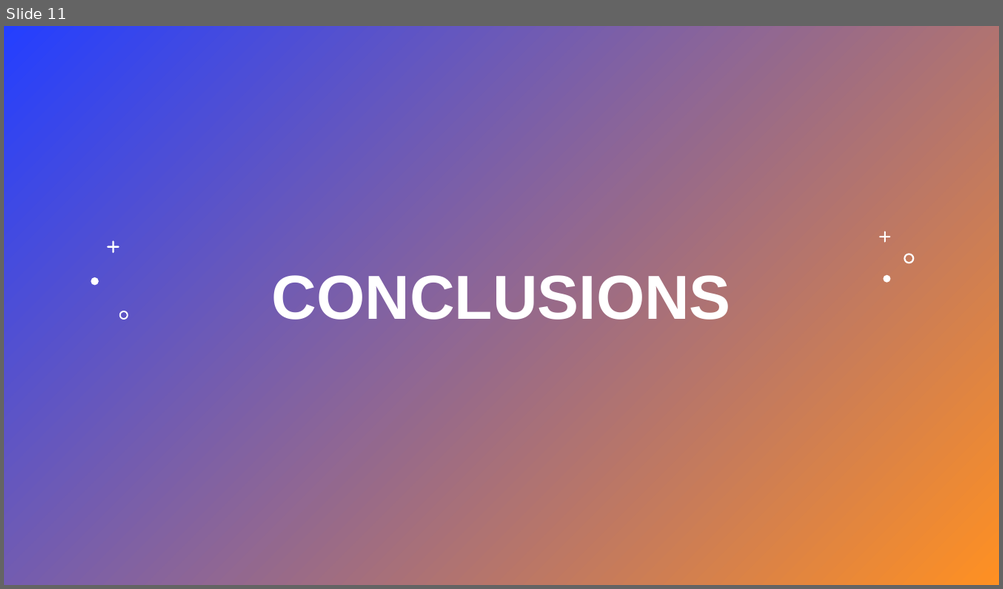
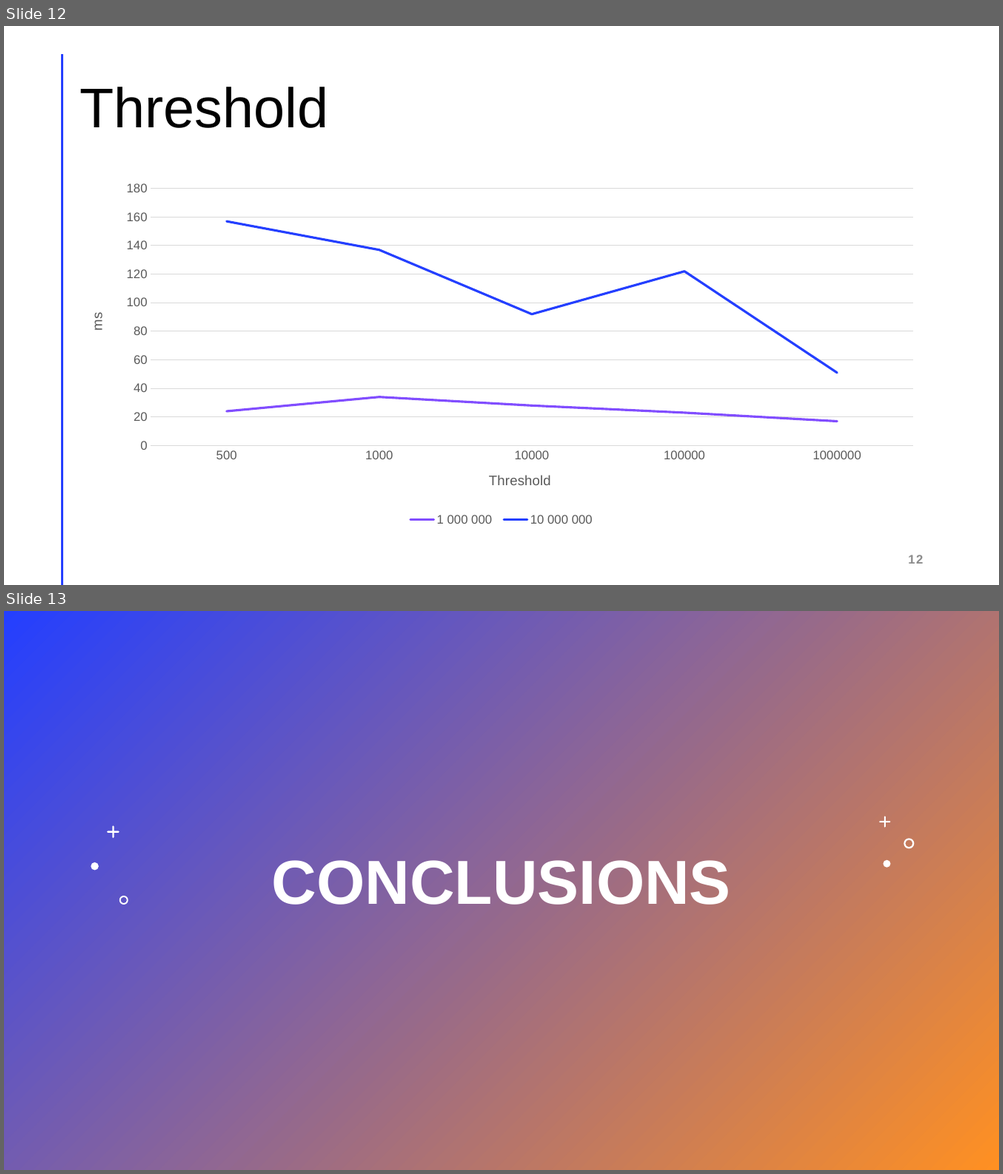
Before and after one commit to Bass4Nation/P-D-Prog-assignment, a slide deck: Project-6-Presentation.pptx. Shown one above the other, each under a label of ours: slide 11 before the commit, slides 12 and 13 after it. The pictures are 1003x589 and 1003x1174 pixels, drawn with LibreOffice and Linux fonts; fonts in the diff are those of the drawing. Boxes give left, top, right and bottom in pixels: in the first picture for what was removed or moved away, otherwise in the second. Text is boxed around its words. In the diff, an @@ line names an element or a change of style, - is before the commit and + after.

```diff
--- a/Project-6-Presentation.pptx
+++ b/Project-6-Presentation.pptx
@@ slide 12 added at (4,26,999,585), background #FFFFFF @@
@@ line added from (62, 55) to (62, 585), #FF9022 2 pt @@
@@ title added at (79,87,328,128), 54 pt, text #000000 @@
+Threshold
@@ line chart added at (73,175,930,531) @@
+categories: 500, 1000, 10000, 100000, 1000000
+1 000 000 : 24, 34, 28, 23, 17
+10 000 000: 157, 137, 92, 122, 51
@@ page number added at (908,555,922,564), 12 pt, text #8C8C8C, bold @@
+12
@@ what was slide 11 is now slide 13 @@
```
Also in this commit, not shown: 4 slides changed, 6 other slides added, 5 slides removed.
